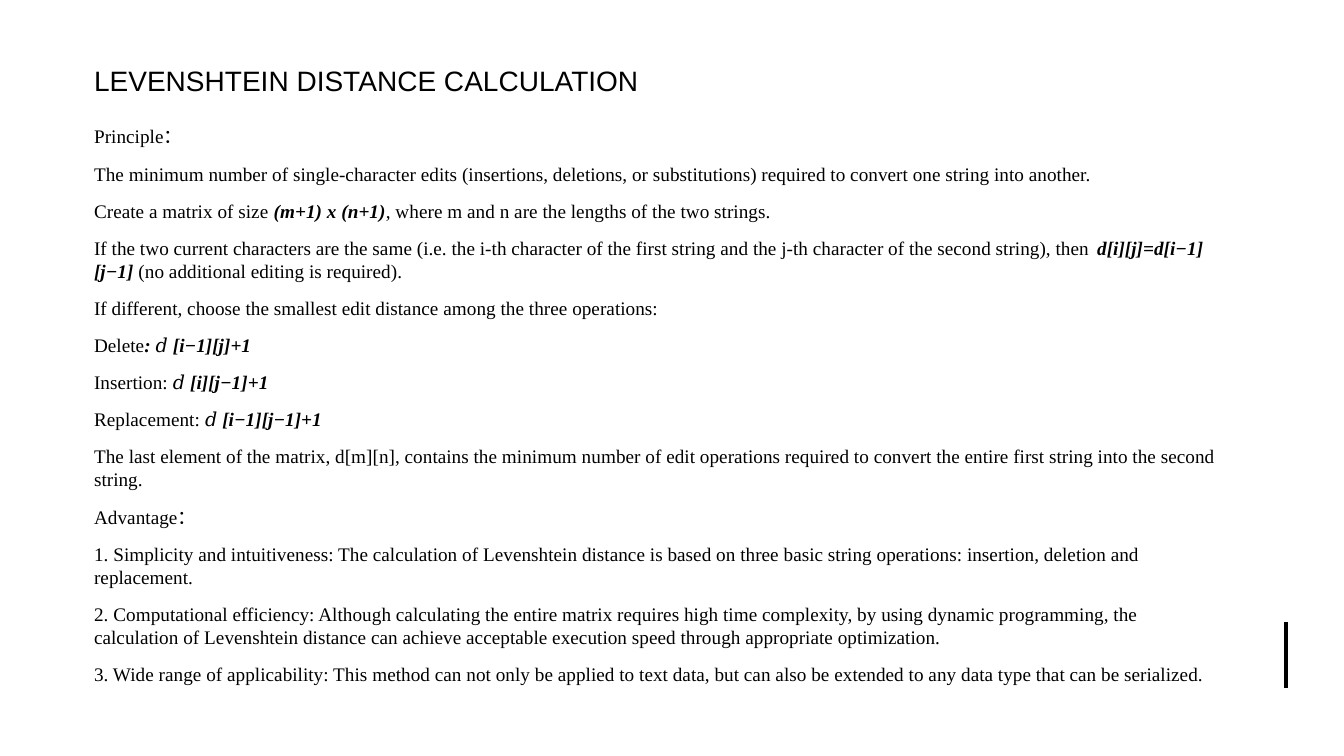
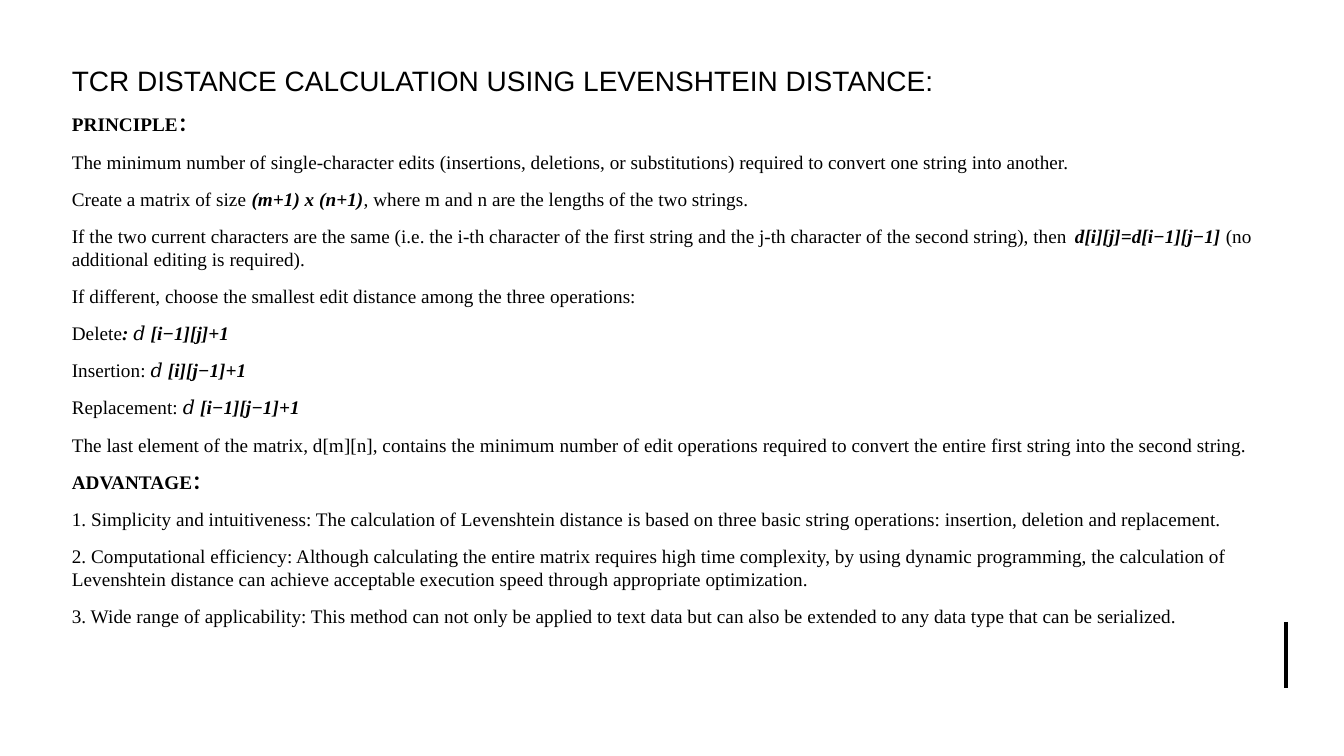
Before and after one commit to UoB-DSMP-2023-24/dsmp-2024-group4, a slide deck: slide 7 of summative presentation/Summative Oral Presentation-Group 4.pptx. Drawn at 1344x756 pixels with LibreOffice and Linux fonts; fonts in the diff are those of the drawing. Boxes give left, top, right and bottom in pixels: in the first picture for what was removed or moved away, otherwise in the second. Text is boxed around its words. In the diff, an @@ line names an element or a change of style, - is before the commit and + after.

Commit message:
final draft ppt

```diff
--- a/summative presentation/Summative Oral Presentation-Group 4.pptx
+++ b/summative presentation/Summative Oral Presentation-Group 4.pptx
@@ title at (72, 71, 933, 92): text changed @@
-LEVENSHTEIN DISTANCE CALCULATION
+TCR DISTANCE CALCULATION USING LEVENSHTEIN DISTANCE:
@@ text "PRINCIPLE：": place and size @@
-text "PRINCIPLE：" at (94, 129, 1214, 685)
+text "PRINCIPLE：" at (72, 118, 1252, 627)
@@ text at (72, 118, 197, 132): text changed; bold on @@
-Principle：
+PRINCIPLE：
@@ text at (72, 476, 212, 490): text changed; bold on @@
-Advantage：
+ADVANTAGE：
@@ text at (72, 609, 1176, 627): text changed @@
-3. Wide range of applicability: This method can not only be applied to text data, but can also be extended to any data type that can be serialized.
+3. Wide range of applicability: This method can not only be applied to text data but can also be extended to any data type that can be serialized.
```
Also in this commit, not shown: 2 other slides changed, 17 slides added, 8 slides removed, 1 other file.
